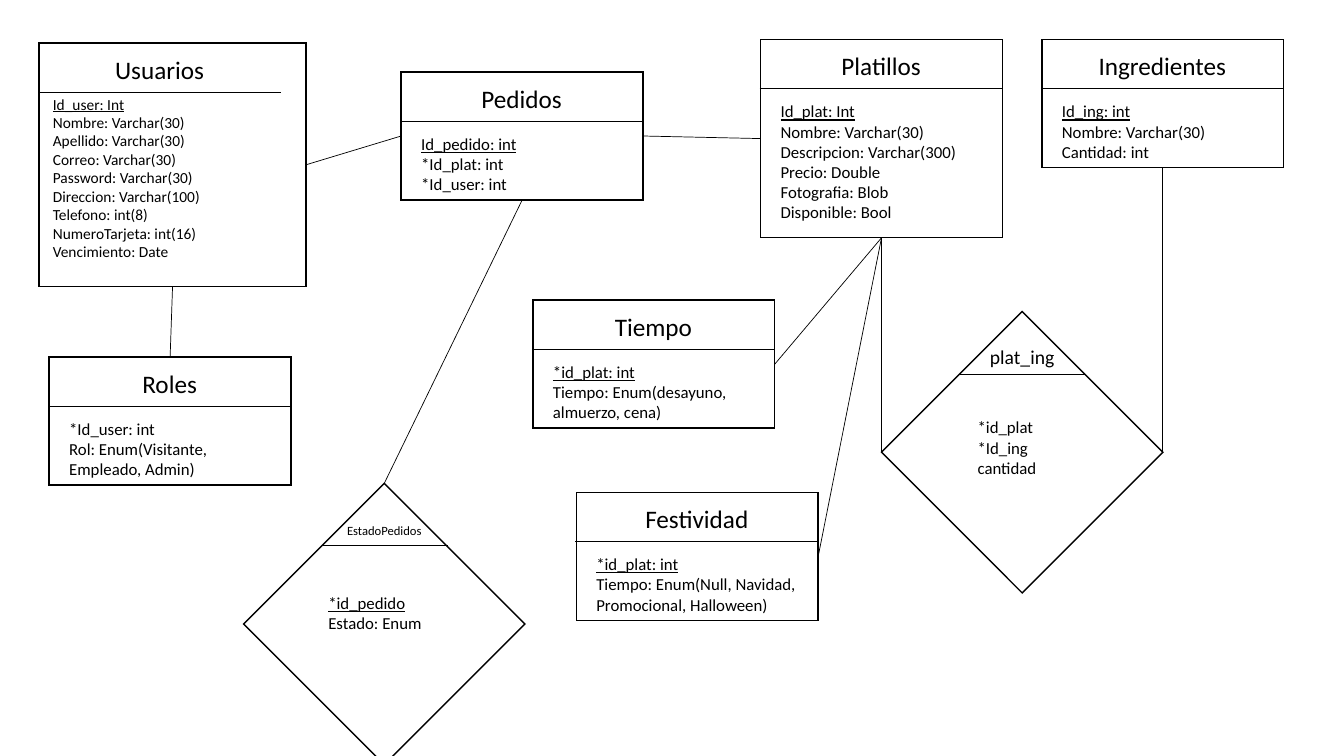
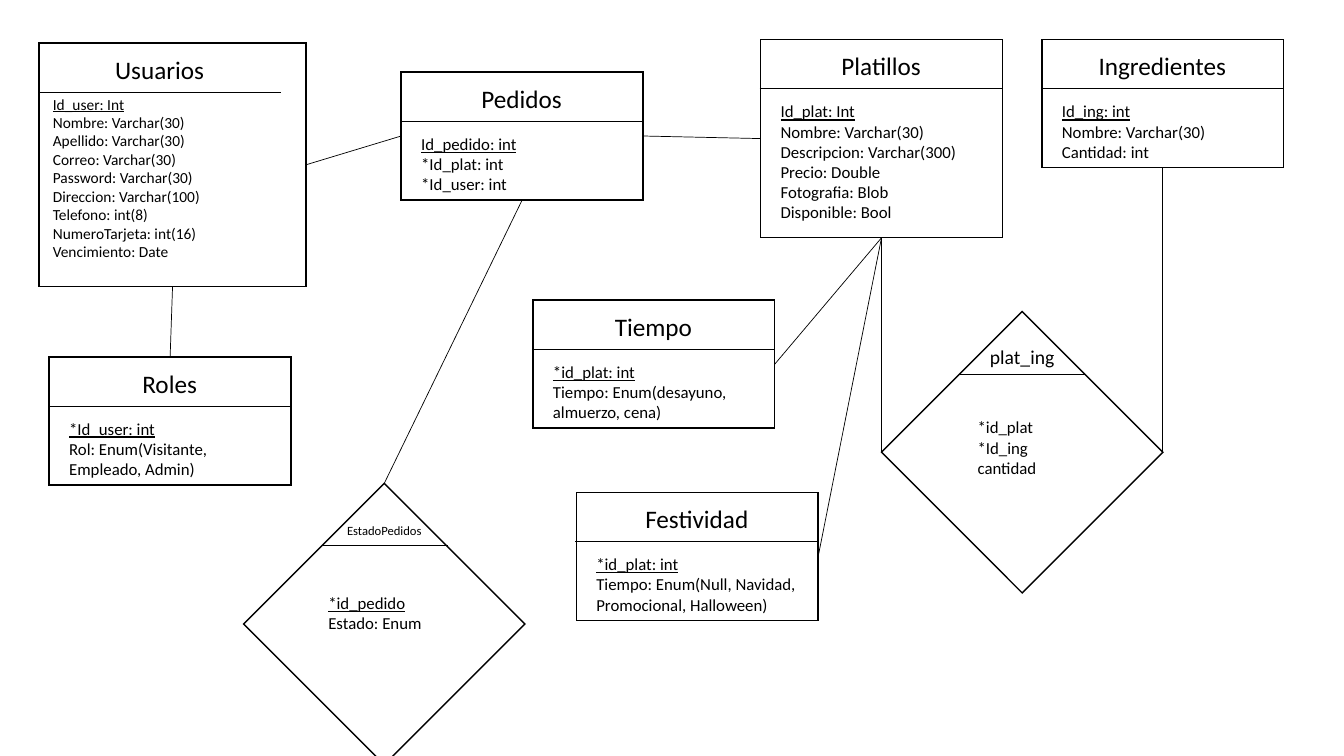
Before and after one commit to maritox09/ProyectoDW-DB, a slide deck: slide 1 of Assets/Diagrama de relacion entidad.pptx. Drawn at 1344x756 pixels with LibreOffice and Linux fonts; fonts in the diff are those of the drawing. Boxes give left, top, right and bottom in pixels: in the first picture for what was removed or moved away, otherwise in the second. Text is boxed around its words. In the diff, an @@ line names an element or a change of style, - is before the commit and + after.

```diff
--- a/Assets/Diagrama de relacion entidad.pptx
+++ b/Assets/Diagrama de relacion entidad.pptx
@@ text at (x1=69, y1=423, x2=155, y2=438): underline on in "*Id_user: int" @@
```
Also in this commit, not shown: 7 other files.
